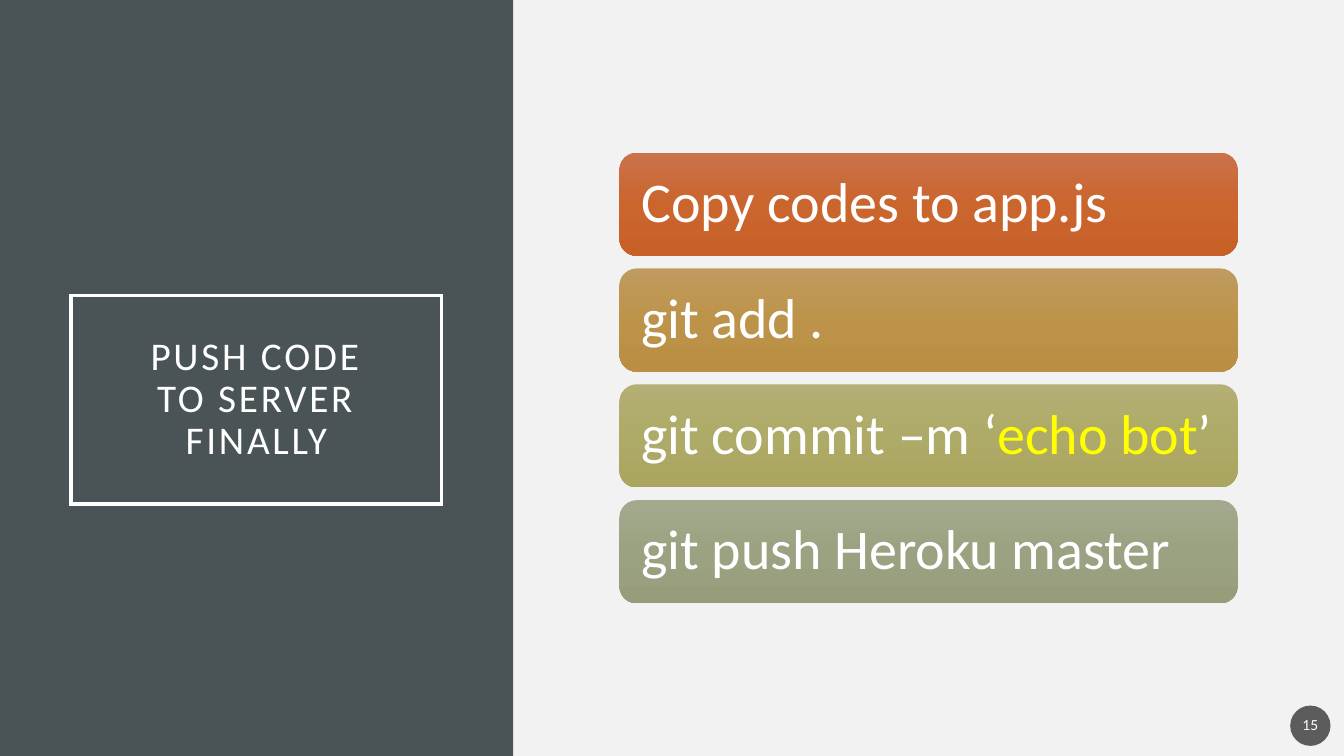
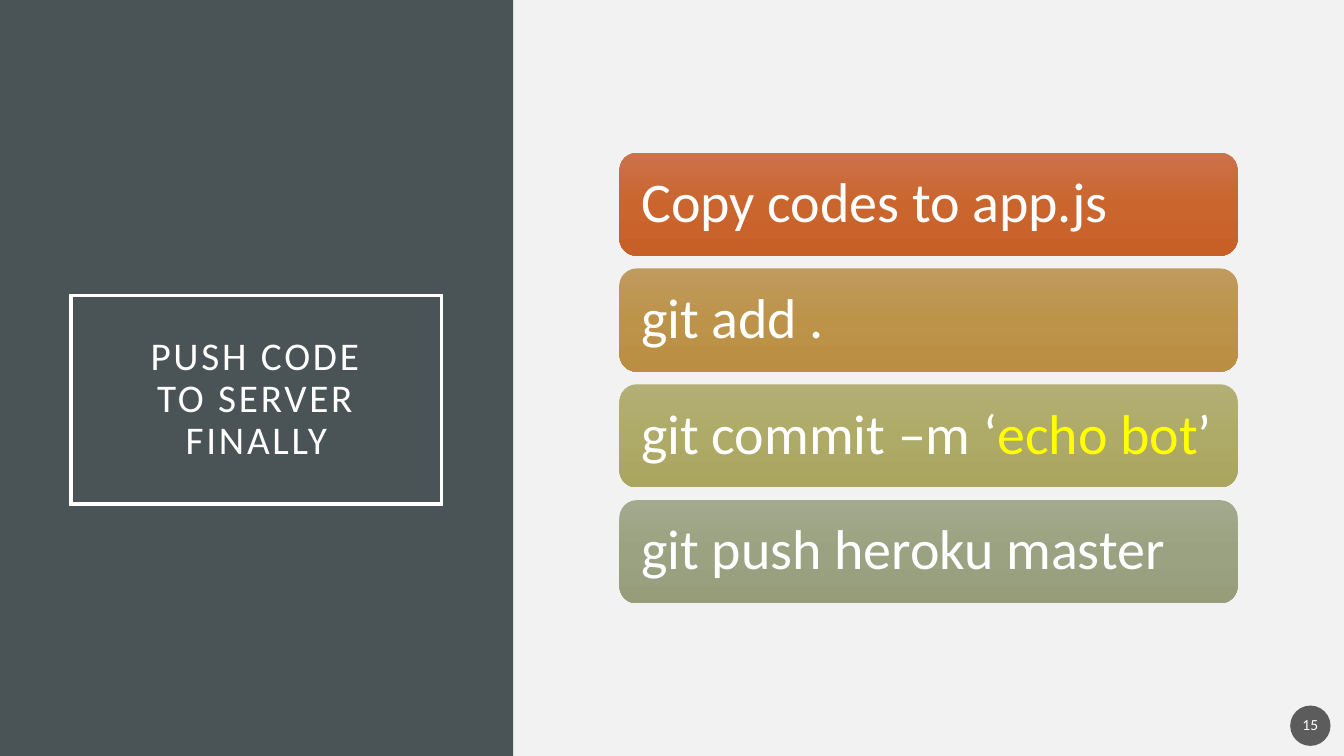
Before and after one commit to YehoonLee3/ChatBotCourse, a slide deck: slide 15 of 2-2 Make Echo Bot.pptx. Drawn at 1344x756 pixels with LibreOffice and Linux fonts; fonts in the diff are those of the drawing. Boxes give left, top, right and bottom in pixels: in the first picture for what was removed or moved away, otherwise in the second. Text is boxed around its words. In the diff, an @@ line names an element or a change of style, - is before the commit and + after.

```diff
--- a/2-2 Make Echo Bot.pptx
+++ b/2-2 Make Echo Bot.pptx
@@ text at [641, 530, 1164, 579]: text changed @@
-git push Heroku master
+git push heroku master
```
Also in this commit, not shown: 3 other files.
